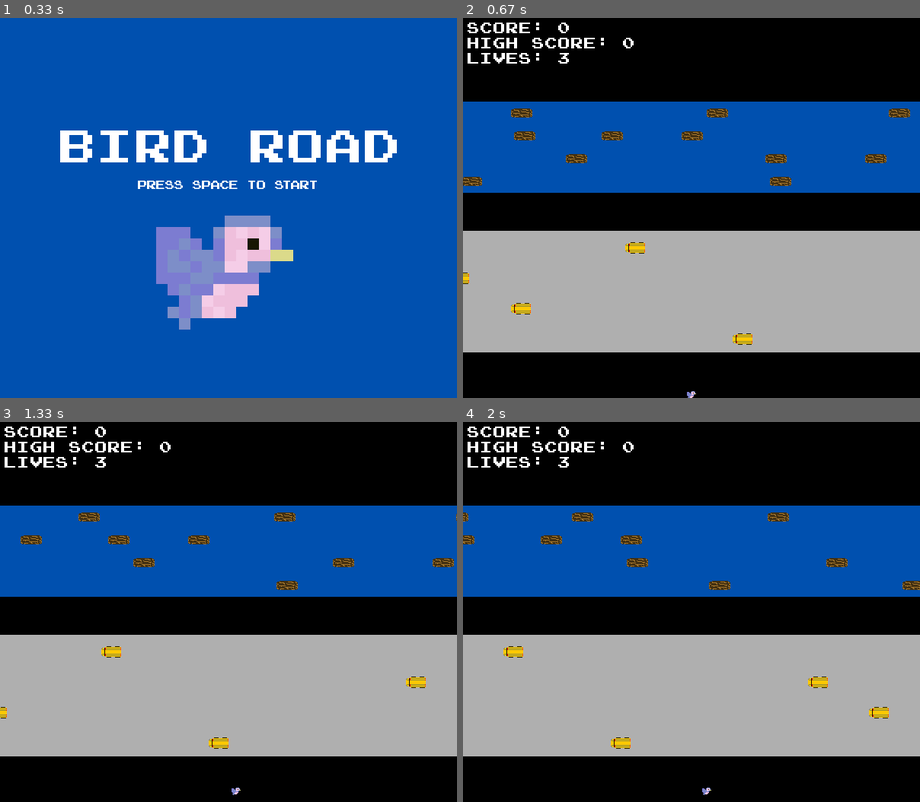
Above: before the commit, frames 1-4 (two rows, left to right).
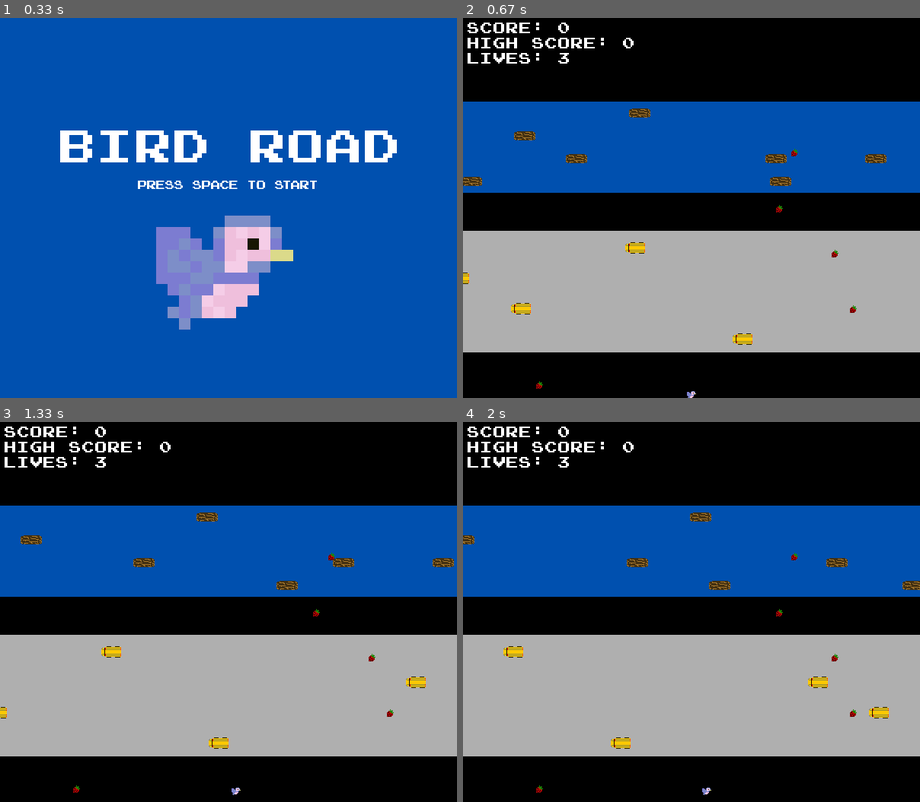
Above: after the commit, the same moments.

Repository: mc0128/iDtech-python101--2022
Game: pygame game, started from frog_road/game.py
Same seed, same stepped clock (60 frames per second), same inputs: the game is played once before the commit and once after it.
Inputs:
- Up to frame 1 (0.33 s): no input
- Up to frame 2 (0.67 s): tap Space at 0.33 s
- Up to frame 3 (1.33 s): hold D 0.67-1.13 s; hold W from 1.17 s (still down)
- Up to frame 4 (2 s): release W at 1.47 s; hold D 1.5-1.97 s

Frame 1 is identical in both runs. In frame 2, 0.7% of the frame differs, in the area x 10-98%, y 23-98%; in frame 3, 0.6%; in frame 4, 0.7%.

Commit message:
aligators and flies

Diff:
--- /dev/null
+++ b/alligator.py
@@ -0,0 +1,11 @@
+import pygame
+from log import Log
+
+
+class Alligator(Log):
+    IMAGE = pygame.image.load('resources/alligator.png')
+
+    def __init__(self, starting_position: tuple, direction: str):
+        super().__init__(starting_position, direction)
+        self.image = Alligator.IMAGE if self.direction == 'Left' else pygame.transform.flip(Alligator.IMAGE, True,
+                                                                                            False)
--- a/berry.py
+++ b/berry.py
@@ -1 +1,13 @@
 import pygame
+
+
+class Berry(pygame.sprite.Sprite):
+    IMAGE = pygame.image.load('resources/berry.png')
+    SIZE = (20, 10)
+    SCREEN_DIM = 600, 500
+
+    def __init__(self, position: tuple):
+        super().__init__()
+        self.image = Berry.IMAGE
+        self.rect = pygame.Rect((0, 0), Berry.SIZE)
+        self.rect.center = position
--- a/frog_road/game.py
+++ b/frog_road/game.py
@@ -4,7 +4,10 @@
 from bird import Bird
 from street import Street
 from river import River
-
+from berry import Berry
+# Add the files from your computer: git add .
+# Commit the files to GitHub: git commit -m "message"
+# git push
 pygame.init()
 pygame.event.set_allowed([pygame.KEYDOWN, pygame.QUIT])
 SCREEN_DIM = WIDTH, HEIGHT = 600, 500
@@ -27,9 +30,17 @@
 START_MENU = True
 END_MENU = False
 bird = Bird()
+number_of_berries = 5
+berries = []
+for _ in range(number_of_berries):
+    berries.append(Berry((random.randint(0, WIDTH - Berry.SIZE[0]), random.randint(60, HEIGHT - Berry.SIZE[1]))))
+
+
 streets = []
 number_of_buses = 1
 street_height = 400
+
+
 for _ in range(2):
     streets.append(Street(street_height, 'Left', random.randint(1, number_of_buses)))
     streets.append(Street(street_height - 40, 'Right', random.randint(1, number_of_buses)))
@@ -37,11 +48,13 @@
 
 rivers = []
 number_of_logs = 3
+number_of_alligators = 1
 river_height = 200
 for _ in range(2):
-    rivers.append(River(river_height, 'Left', random.randint(1, number_of_logs)))
-    rivers.append(River(river_height - 30, 'Right', random.randint(1, number_of_logs)))
+    rivers.append(River(river_height, 'Left', random.randint(1, number_of_logs), random.randint(0, number_of_alligators)))
+    rivers.append(River(river_height - 30, 'Right', random.randint(1, number_of_logs), random.randint(0, number_of_alligators)))
     river_height -= 60
+
 
 score = 0
 current_best = 0
@@ -120,8 +133,13 @@
     for river in rivers:
         # Draw River
         SCREEN.fill(BLUE, river.rect)
+        for alligator in river.alligators:
+            SCREEN.blit(alligator.image, alligator.rect)
+            alligator.move()
+            if bird.rect.colliderect(alligator.rect):
+                bird.reset_position()
 
-        # Log
+                # Log
         for log in river.logs:
             SCREEN.blit(log.image, log.rect)
             log.move()
@@ -132,7 +150,12 @@
         # Collided with River and not a Log - new
         if not bird_on_log and bird.rect.colliderect(river.rect):
             bird.reset_position()
-#this is me changing the code.
+    for berry in berries:
+        SCREEN.blit(berry.image, berry.rect)
+        if bird.rect.colliderect(berry.rect):
+            score += 250
+            berries.remove(berry)
+
     if 475-bird.rect.top > current_best:
         current_best = 475 - bird.rect.top
     if score + current_best >= high_score:
--- a/river.py
+++ b/river.py
@@ -1,18 +1,20 @@
 import pygame
 import random
 from log import Log
+from alligator import Alligator
 
 
 class River:
     SIZE = (600, 30)
     SCREEN_DIM = 600, 500
 
-    def __init__(self, river_height: int, direction: str, number_of_logs: int):
+    def __init__(self, river_height: int, direction: str, number_of_logs: int, number_of_alligators: int):
         self.rect = pygame.Rect((0, river_height), River.SIZE)
         self.logs = []
-        self.add_logs(direction, number_of_logs, river_height + 15)
+        self.add_logs(direction, number_of_logs, river_height + 15, number_of_alligators)
+        self.alligators = []
 
-    def add_logs(self, direction: str, number_of_logs: int, river_height: int):
+    def add_logs(self, direction: str, number_of_logs: int, river_height: int, number_of_alligators: int):
         dp = []
         for _ in range(number_of_logs):
             while True:
Binary file added: frog_road/resources/alligator.png
Binary file added: frog_road/resources/berry.png
